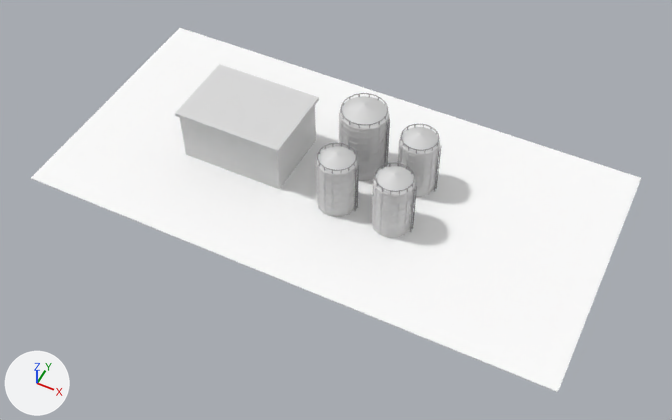
A saved change to the glTF model silos_scene.glb.
Camera for both pictures: a 50 mm lens placed at (7.4, -14.81, 17.28), pointed at (0.5, -1.01, 0.03). Lighting does not change. The marker at lower left points along +X, +Y and +Z. The first picture is the older version. Where no turn or scale is listed for an object, it has been applied to the vertices.

Objects in the first picture: 'Ground', 'Silo.001', 'Silo.001_Hardware', 'Silo.002', 'Silo.002_Hardware', 'Silo.003', 'Silo.003_Hardware', 'Silo.004', 'Silo.004_Hardware', 'Warehouse'.
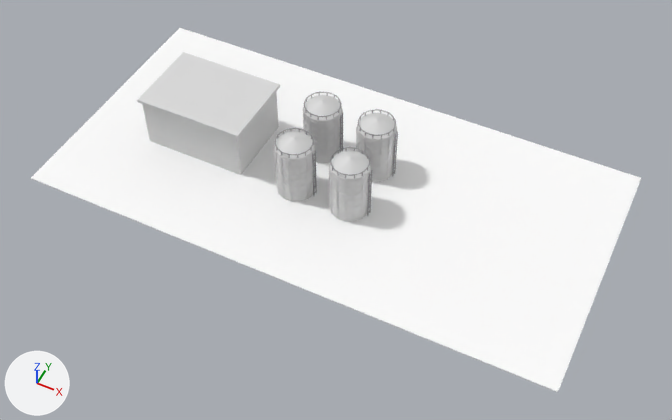
Edits to the bpy script that builds the scene:
```text
Change me_warehouse:
    remove me_warehouse.from_pydata(...)  # 16 vertices, 24 faces; spans x -3.97..-1.02, y -1.08..1.08, z 0.0..1.48
    add me_warehouse.from_pydata(...)  # 16 vertices, 24 faces; spans x -5.11..-2.15, y -1.08..1.08, z 0.0..1.48
    me_warehouse part 11: the whole mesh is moved by (-1.13, 0.0, 0.0)
Change me_silo_001:
    remove me_silo_001.from_pydata(...)  # 3715 vertices, 7320 faces; spans x -0.22..1.02, y 0.13..1.37, z 0.0..2.1
    add me_silo_001.from_pydata(...)  # 2947 vertices, 5784 faces; spans x -1.25..-0.25, y 0.26..1.24, z 0.0..1.75
    me_silo_001 part 1: the loose piece of 98 vertices spanning x -0.2..1.0, y 0.15..1.35, z 0.0..2.1 is scaled about its middle by (0.8, 0.8, 0.833), then moved by (-1.15, 0.0, -0.18)
    me_silo_001 part 2: the loose piece of 49 vertices spanning x -0.2..1.0, y 0.15..1.35, z 1.8..2.1 is scaled about its middle by (0.8, 0.8, 0.833), then moved by (-1.15, 0.0, -0.33)
    me_silo_001 part 3: the loose piece of 8 vertices spanning x 0.76..0.79, y 0.26..0.29, z 0.0..1.76 is scaled about its middle by (1, 1, 0.833), then moved by (-1.22, 0.09, -0.15)
    me_silo_001 part 4: the loose piece of 8 vertices spanning x 0.52..0.55, y 0.14..0.17, z 0.0..1.76 is scaled about its middle by (1, 1, 0.833), then moved by (-1.18, 0.12, -0.15)
    me_silo_001 part 5: the loose piece of 8 vertices spanning x 0.01..0.04, y 0.26..0.29, z 0.0..1.76 is scaled about its middle by (0.803, 0.989, 0.833), then moved by (-0.88, 0.0, -0.15)
    me_silo_001 part 6: the loose piece of 8 vertices spanning x 1.0..1.02, y 0.74..0.76, z 0.0..1.76 is scaled about its middle by (0.901, 0.901, 0.833), then moved by (-1.32, 0.21, -0.15)
    me_silo_001 part 7: 11 loose pieces with 3472 vertices, spanning x -0.22..1.02, y 0.13..1.37, z 0.0..1.76, are deleted
    other edits to the shape of me_silo_001 do not show in these pictures
Change me_silo_002:
    remove me_silo_002.from_pydata(...)  # 2947 vertices, 5784 faces; spans x 1.4..2.4, y 0.26..1.24, z 0.0..1.75
    add me_silo_002.from_pydata(...)  # 2947 vertices, 5784 faces; spans x 0.25..1.25, y 0.26..1.24, z 0.0..1.75
    me_silo_002 part 8: the whole mesh is moved by (-1.15, 0.0, 0.0)
Change me_silo_003:
    remove me_silo_003.from_pydata(...)  # 2947 vertices, 5784 faces; spans x -0.1..0.9, y -1.24..-0.26, z 0.0..1.75
    add me_silo_003.from_pydata(...)  # 2947 vertices, 5784 faces; spans x -1.25..-0.25, y -1.24..-0.26, z 0.0..1.75
    me_silo_003 part 9: the whole mesh is moved by (-1.15, 0.0, 0.0)
Change me_silo_004:
    remove me_silo_004.from_pydata(...)  # 2947 vertices, 5784 faces; spans x 1.4..2.4, y -1.24..-0.26, z 0.0..1.75
    add me_silo_004.from_pydata(...)  # 2947 vertices, 5784 faces; spans x 0.25..1.25, y -1.24..-0.26, z 0.0..1.75
    me_silo_004 part 10: the whole mesh is moved by (-1.15, 0.0, 0.0)
Remove ob_silo_001_hardware:
    ob_silo_001_hardware = bpy.data.objects.new('Silo.001_Hardware', me_silo_001_hardware)
Remove ob_silo_002_hardware:
    ob_silo_002_hardware = bpy.data.objects.new('Silo.002_Hardware', me_silo_002_hardware)
Remove ob_silo_003_hardware:
    ob_silo_003_hardware = bpy.data.objects.new('Silo.003_Hardware', me_silo_003_hardware)
Remove ob_silo_004_hardware:
    ob_silo_004_hardware = bpy.data.objects.new('Silo.004_Hardware', me_silo_004_hardware)
Add ob_hardware_004:
    ob_hardware_004 = bpy.data.objects.new('Hardware.004', me_hardware_004)  # 480 vertices, 864 faces; spans x 0.28..1.29, y -1.22..-0.28, z 0.0..1.63; in mat_hardware_004_mat (grey #9a9a9e)
    ob_hardware_004.location = (0.0, 0.0, 0.0)
Add ob_hardware_003:
    ob_hardware_003 = bpy.data.objects.new('Hardware.003', me_hardware_003)  # 480 vertices, 864 faces; spans x -1.22..-0.2, y -1.22..-0.28, z 0.0..1.63; in mat_hardware_003_mat (grey #9a9a9e)
    ob_hardware_003.location = (0.0, 0.0, 0.0)
Add ob_hardware_002:
    ob_hardware_002 = bpy.data.objects.new('Hardware.002', me_hardware_002)  # 480 vertices, 864 faces; spans x 0.28..1.29, y 0.28..1.22, z 0.0..1.63; in mat_hardware_002_mat (grey #9a9a9e)
    ob_hardware_002.location = (0.0, 0.0, 0.0)
Add ob_hardware_001:
    ob_hardware_001 = bpy.data.objects.new('Hardware.001', me_hardware_001)  # 480 vertices, 864 faces; spans x -1.22..-0.2, y 0.28..1.22, z 0.0..1.63; in mat_hardware_001_mat (grey #9a9a9e)
    ob_hardware_001.location = (0.0, 0.0, 0.0)
```

Location of each change, (x1, y1, x2, y2) in pixels of the pictures (672 x 420 px; the box of a moved part takes in the faces that stretch with it):
'Warehouse', moved
    before: (175, 64, 319, 189)
    after: (137, 52, 280, 175)
'Silo.004', moved
    before: (371, 166, 416, 238)
    after: (329, 151, 371, 222)
'Silo.001', reshaped (20% narrower, 19% shorter)
    before: (339, 96, 389, 181)
    after: (303, 95, 343, 164)
'Silo.003', moved
    before: (316, 146, 358, 217)
    after: (274, 131, 315, 202)
'Silo.002', moved
    before: (397, 127, 440, 197)
    after: (356, 113, 397, 182)
'Hardware.004', added
    after: (330, 147, 372, 216)
'Silo.001_Hardware', deleted
    before: (340, 93, 390, 167)
'Silo.004_Hardware', deleted
    before: (374, 163, 417, 232)
'Silo.003_Hardware', deleted
    before: (317, 143, 359, 211)
'Hardware.003', added
    after: (275, 128, 317, 196)
'Hardware.002', added
    after: (358, 109, 398, 177)
'Silo.002_Hardware', deleted
    before: (400, 124, 442, 192)
'Hardware.001', added
    after: (304, 92, 343, 152)
part 1 of me_silo_001, moved or reshaped
    before: (340, 116, 389, 181)
    after: (304, 110, 342, 163)
part 2 of me_silo_001, moved or reshaped
    before: (340, 96, 389, 130)
    after: (304, 95, 342, 121)
part 3 of me_silo_001, moved or reshaped
    before: (368, 130, 370, 181)
    after: (326, 121, 327, 157)
part 4 of me_silo_001, moved or reshaped
    before: (357, 130, 359, 161)
    after: (317, 121, 319, 164)
part 5 of me_silo_001, moved or reshaped
    before: (341, 121, 342, 143)
    after: (309, 119, 311, 137)
part 6 of me_silo_001, moved or reshaped (not visible afterwards)
    before: (384, 121, 387, 167)
part 7 of me_silo_001, deleted
    before: (339, 116, 389, 179)
